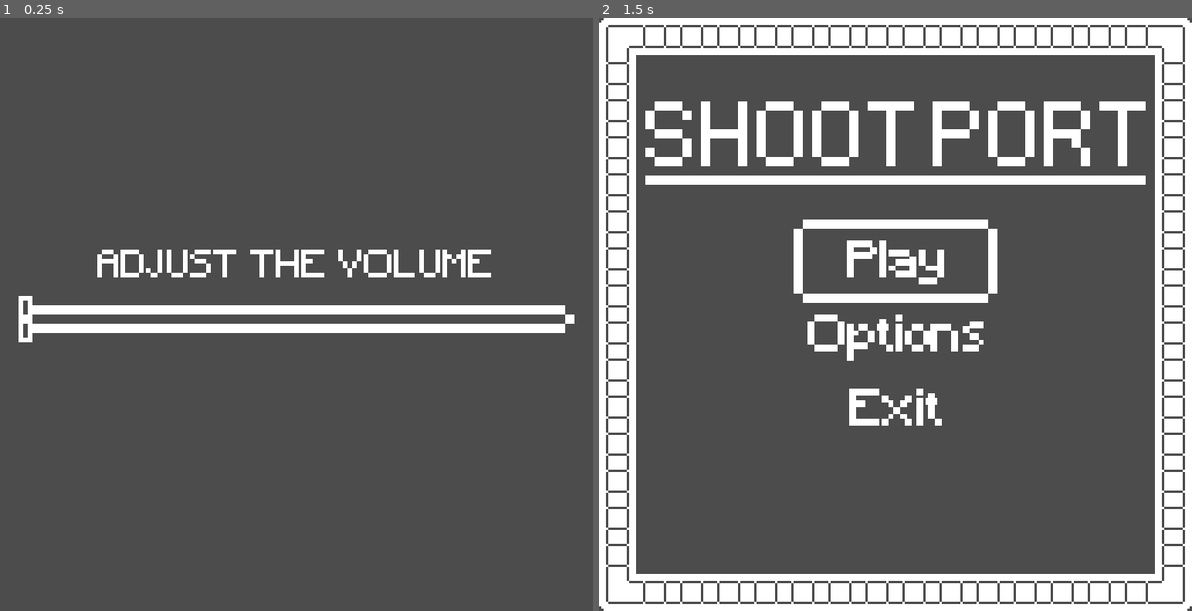
Above: before the commit, frames 1-2 (left to right).
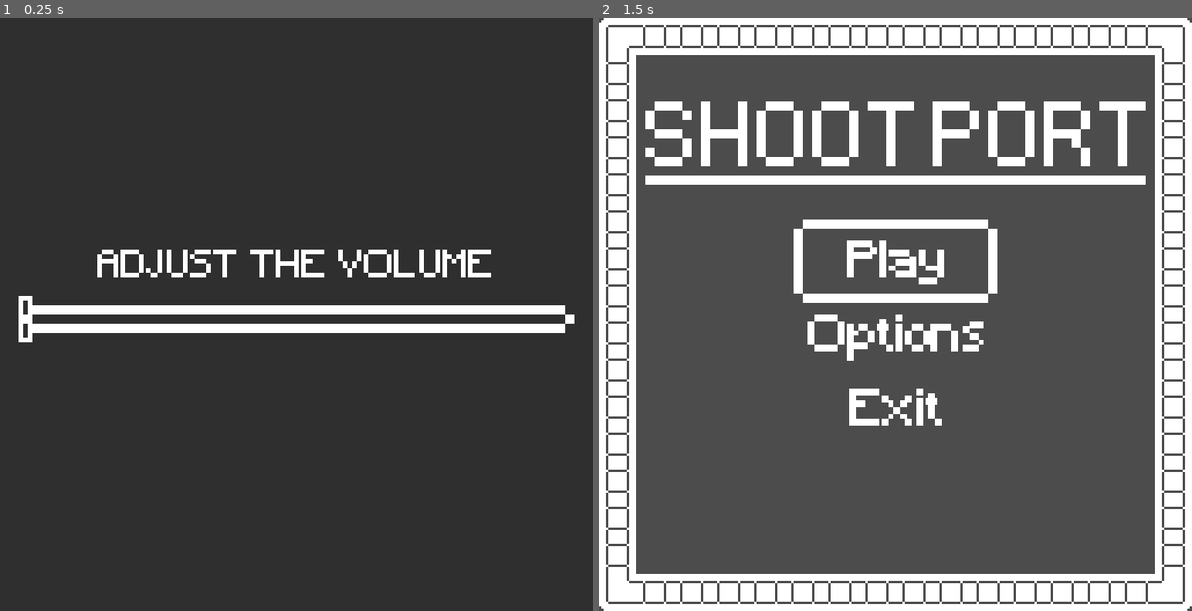
Above: after the commit, the same moments.

Repository: fijaniques/onebitarrow
Game: Godot game, scene res://Menus/AudioControl/AudioControl.tscn
Two runs of this game, one before a commit and one after it. Both use one fixed random seed, a clock stepped at 60 frames per second and the inputs below. Sound files missing from this copy of the repository are replaced by a short silence.
Inputs:
- Up to frame 1 (0.25 s): no input
- Up to frame 2 (1.5 s): tap Enter (start) at 0.5, 1.25 s; hold A (a) 0.53-1.28 s; hold Page Up (forward) from 0.53 s (still down); tap Space (jump) at 0.77 s; tap D (d) at 0.8, 1.35 s

The runs differ from the first frame. In frame 1, 96% of the frame differs, in the area x 0-100%, y 0-100%; in frame 2, nothing differs.

Commit message:
fixed saving system

Diff:
--- a/Manager/Manager.gd
+++ b/Manager/Manager.gd
@@ -94,16 +94,16 @@
 	newSave.reached = reached
 
 	var dir = Directory.new()
-	var dirPath = "res://Save"
+	var dirPath = "user://ShootPort/Save"
 	if !dir.dir_exists(dirPath):
 		dir.make_dir_recursive(dirPath)
 
-	ResourceSaver.save("res://Save/save_file.tres", newSave)
+	ResourceSaver.save("user://ShootPort/Save/save_file.tres", newSave)
 
 
 func _load():
 	var dir = Directory.new()
-	var filePath = "res://Save/save_file.tres"
+	var filePath = "user://ShootPort/Save/save_file.tres"
 	if !dir.file_exists(filePath):
 		return false
 
--- a/Menus/AudioControl/AudioControl.tscn
+++ b/Menus/AudioControl/AudioControl.tscn
@@ -19,7 +19,13 @@
 [node name="AudioControl" type="Control"]
 anchor_right = 1.0
 anchor_bottom = 1.0
+rect_pivot_offset = Vector2( 168, 24 )
 script = ExtResource( 1 )
+
+[node name="BG" type="ColorRect" parent="."]
+anchor_right = 1.0
+anchor_bottom = 1.0
+color = Color( 0.188235, 0.188235, 0.188235, 1 )
 
 [node name="Label" type="Label" parent="."]
 anchor_right = 1.0
--- a/project.godot
+++ b/project.godot
@@ -22,6 +22,7 @@
 
 window/size/width=256
 window/size/height=256
+window/size/fullscreen=true
 window/stretch/mode="2d"
 window/stretch/aspect="keep"
 
